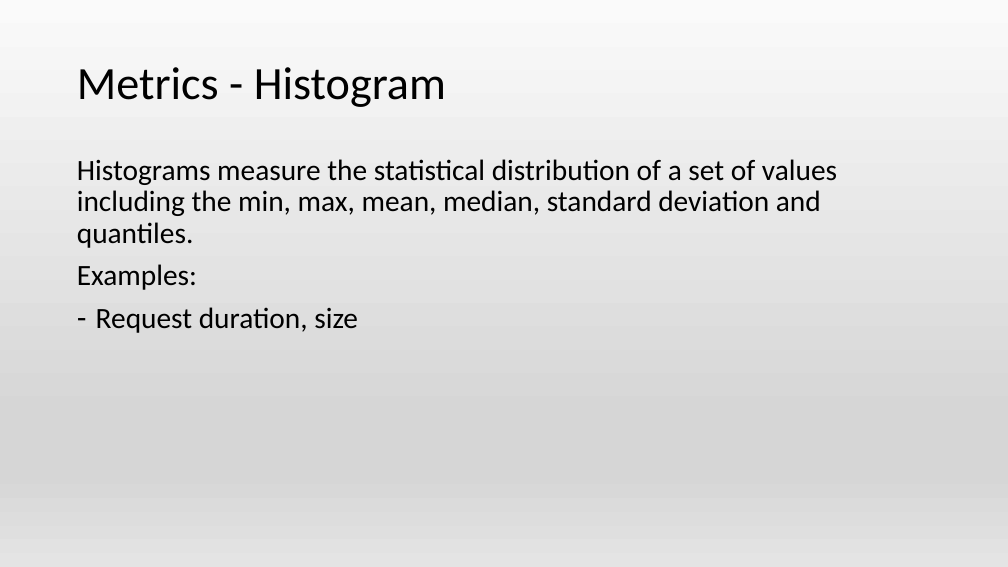
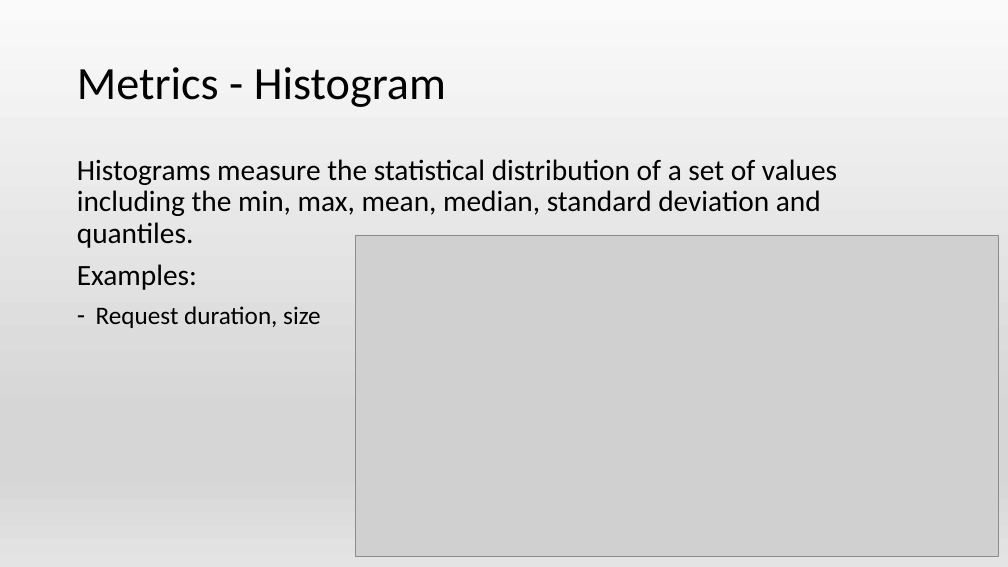
Before and after one commit to Islandskiy/observability, a slide deck: slide 14 of observability.pptx (slide 13 before the commit). Drawn at 1008x567 pixels with LibreOffice and Linux fonts; fonts in the diff are those of the drawing; grey boxes stand for pictures. Boxes give left, top, right and bottom in pixels: in the first picture for what was removed or moved away, otherwise in the second. Text is boxed around its words. In the diff, an @@ line names an element or a change of style, - is before the commit and + after.

```diff
--- a/observability.pptx
+++ b/observability.pptx
@@ picture added at (355,236,998,557) @@
@@ text at (96,306,321,328): size 28 to 24 pt in "Request duration, size" @@
```
Also in this commit, not shown: 7 other slides changed, 6 slides added, 2 slides removed, 12 other files.
